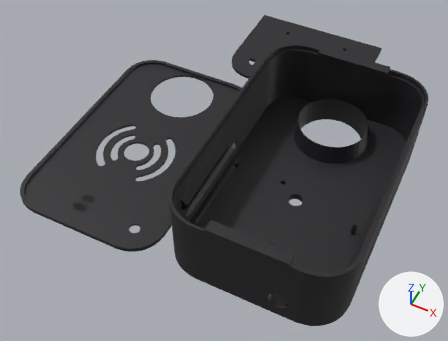
The Blender file Modelo 3D/espcasev4.blend: old version first, new version second.
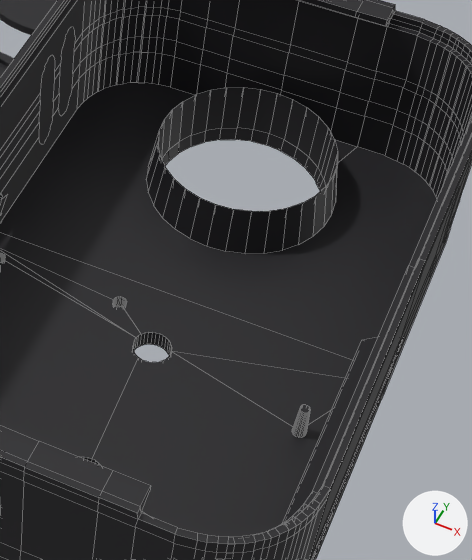
Old and new are each drawn whole from a 50 mm lens placed at (0.085, -0.118, 0.218), pointed at (-0.004, 0.06, -0.004) and again close up on the part from 53% to 94% of the width and 19% to 83% of the height. Every picture has the same lights, and +X, +Y and +Z are marked at lower right. The close-ups show mesh edges as thin lines.

Names of what the first close-up shows: 'Case', 'RFID Slider'.
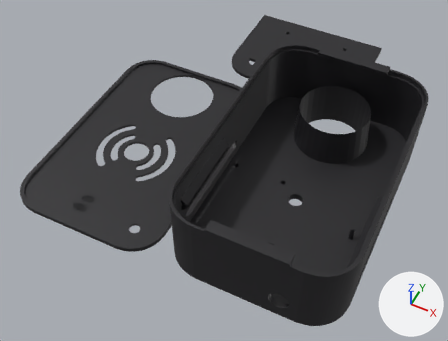
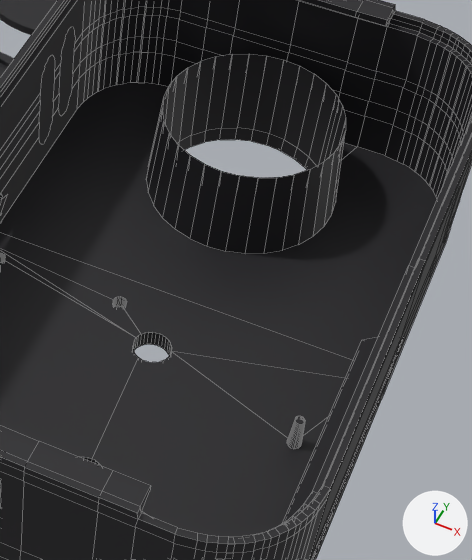
Where the newer file only moved an object's origin or applied its transform, the numbers keep the older frame.

Scene script edits in JSON lines:
```json
{"op": "add", "block": "mat_material_003", "code": ["mat_material_003 = principled_material('Material.003')", "mat_material_003.base_color = (0.0169, 0.0161, 0.0191)  # black #232226"]}
{"block": "me_plane_007", "where": "# used by ob_case; location = (0.0295, 0.0115, 0.0); scale = (1.1, 1.1, 1.1)"}
{"op": "remove", "block": "me_plane_007", "code": "me_plane_007.from_pydata(...)  # 2647 vertices, 1968 faces; spans x -0.0295..0.0405, y -0.0115..0.0976, z 0.0..0.0332"}
{"op": "add", "block": "me_plane_007", "code": "me_plane_007.from_pydata(...)  # 2683 vertices, 1971 faces; spans x -0.0295..0.0405, y -0.0115..0.0976, z 0.0..0.0332"}
{"block": "me_plane_007", "change": "me_plane_007 part 1: 2 vertices moved from x 0.0303..0.0317, y 0.0325..0.033, z 0.003 to x 0.0303..0.0317, y 0.0301..0.0307, z 0.003; 62 vertices removed from x 0.0303..0.0324, y 0.031..0.0331, z 0.003..0.0087; 62 vertices added at x 0.0303..0.0324, y 0.0287..0.0308, z 0.003..0.0087"}
{"block": "me_plane_007", "change": "me_plane_007 part 2: 33 vertices moved from x -0.0095..0.0205, y 0.0626..0.0926, z 0.0119 to x -0.0095..0.0205, y 0.0626..0.0926, z 0.0195"}
{"op": "add", "block": "me_plane_007", "code": "me_plane_007.materials.append(mat_material_003)  # black #232226"}
```

Changed parts and their boxes [x1, y1, x2, y2] in the close-ups (472 x 560 px; the box of a moved part takes in the faces that stretch with it):
```json
{"part": 1, "of": "me_plane_007", "change": "moved or reshaped", "before": [92, 351, 345, 537], "after": [92, 351, 345, 537]}
{"part": 2, "of": "me_plane_007", "change": "moved or reshaped", "before": [146, 87, 338, 254], "after": [146, 54, 346, 254]}
```
